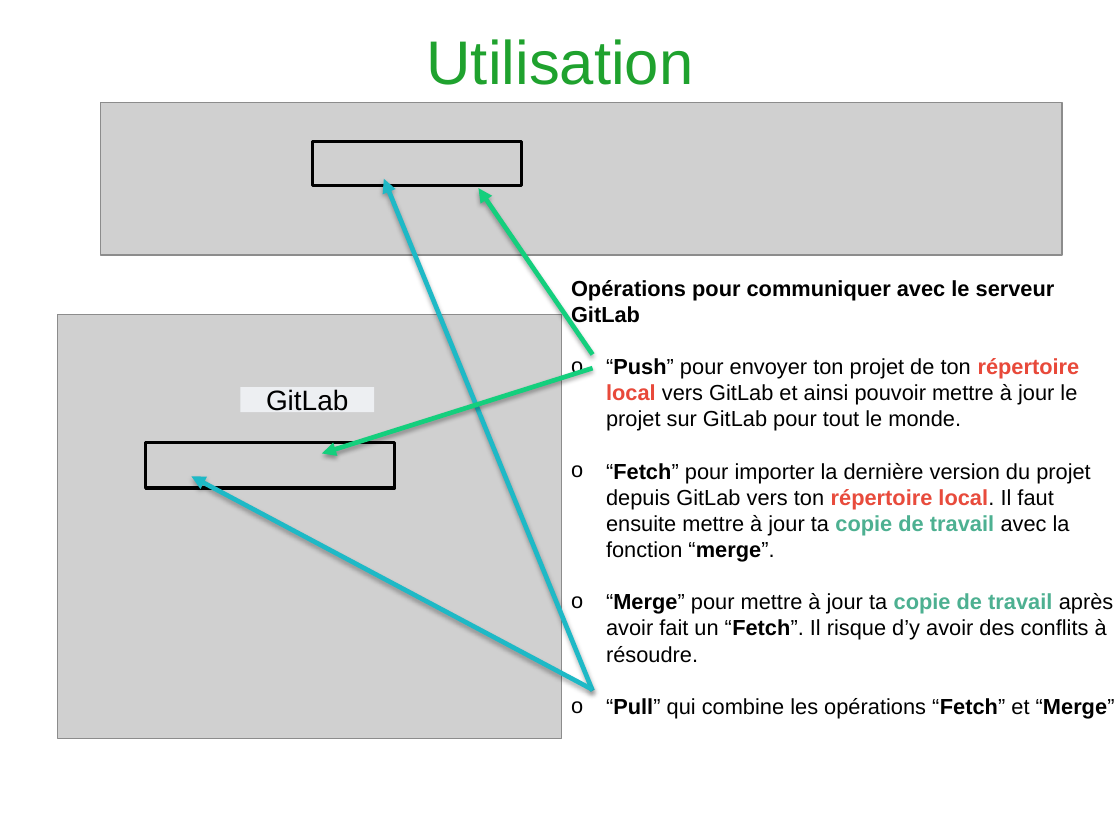
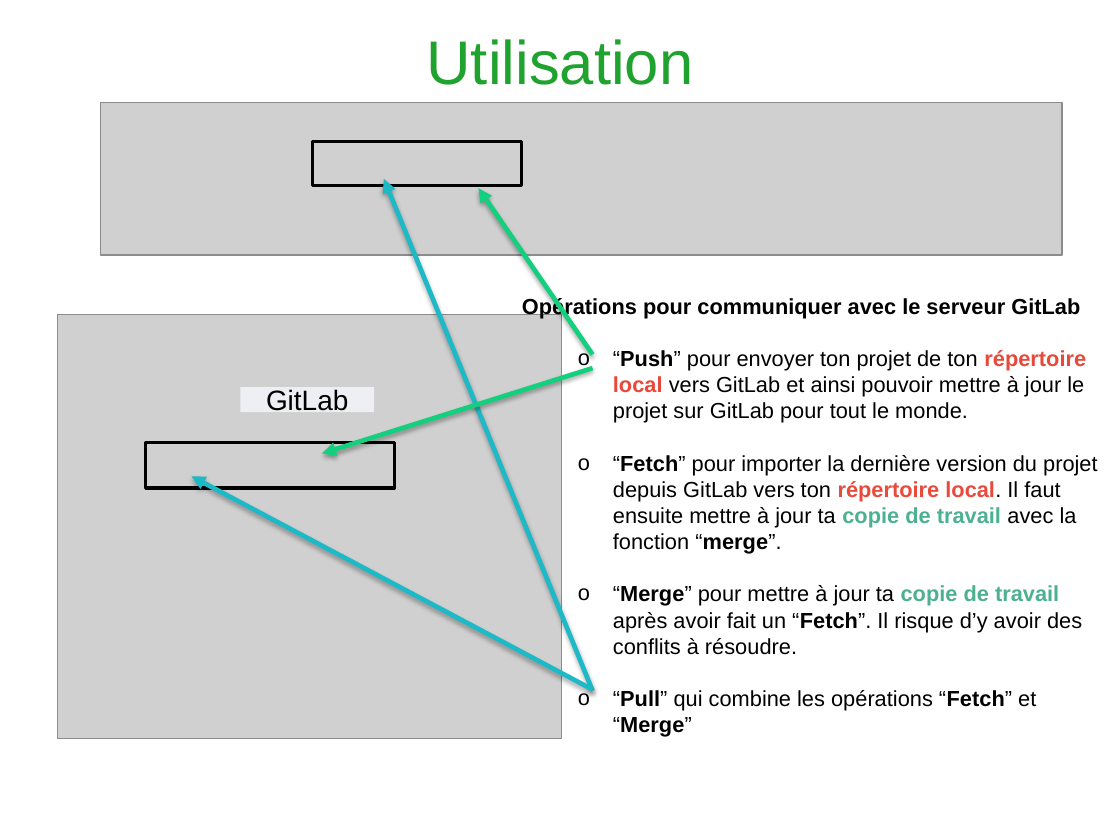
Before and after one commit to Heuclin/Git-sur-Rstudio, a slide deck: slide 16 of Présentation_gitlab_Rstudio.pptx. Drawn at 1120x840 pixels with LibreOffice and Linux fonts; fonts in the diff are those of the drawing; grey boxes stand for pictures; background and template pictures are left out. Boxes give left, top, right and bottom in pixels: in the first picture for what was removed or moved away, otherwise in the second. Text is boxed around its words. In the diff, an @@ line names an element or a change of style, - is before the commit and + after.

```diff
--- a/Présentation_gitlab_Rstudio.pptx
+++ b/Présentation_gitlab_Rstudio.pptx
@@ text "Opérations pour communiquer avec le ..." moved from (x1=571, y1=280, x2=1115, y2=719) to (x1=522, y1=297, x2=1097, y2=737) @@
@@ text at (x1=613, y1=350, x2=1097, y2=737): list level 1 to 2 in "“Push” pour envoyer ton projet ..."; list level 1 to 2 in "“Fetch” pour importer la dernière ..."; list level 1 to 2 in "“Merge” pour mettre à jour ..."; list level 1 to 2 in "“Pull” qui combine les opérations ..." @@
```
Also in this commit, not shown: 1 other slide changed, 1 slide removed, 1 other file.
